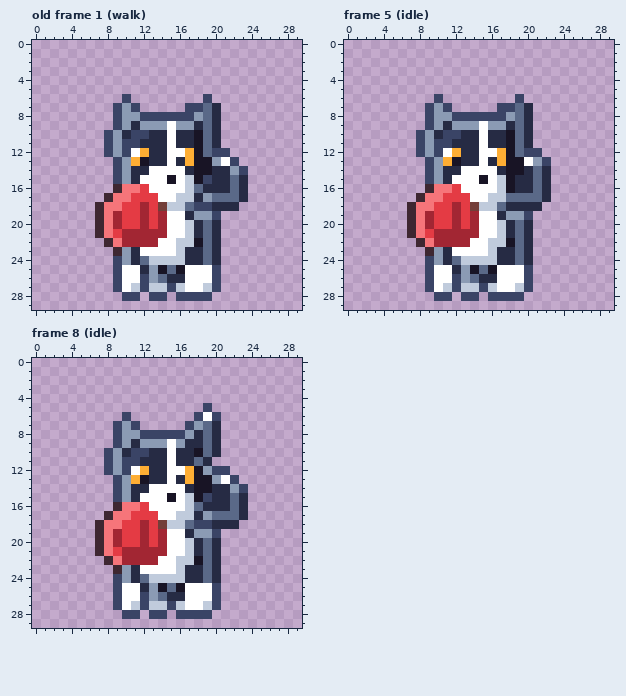
Pixel-art file, stored at art/animals/social-frisbee-dog@62.aseprite. Above is the file before it was changed.
30x30 pixels, 12 frames. Shown: old frame 1 (walk), frame 5 (idle), frame 8 (idle). The commit also changed other frames, which this record leaves out.
After the commit:
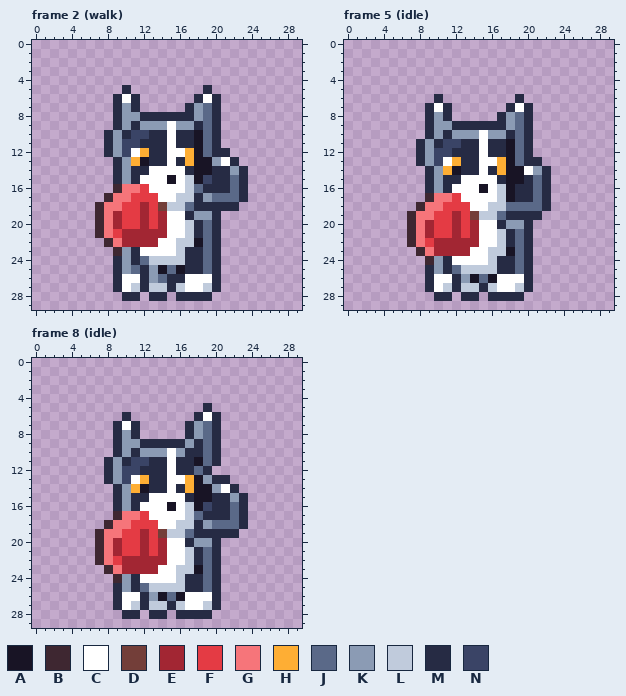
Palette (. is transparent): A #181425  B #3e2731  C #ffffff  D #733e39  E #a22633  F #e43b44  G #f6757a  H #feae34  J #5a6988  K #8b9bb4  L #c0cbdc  M #262b44  N #3a4466
A new or re-ordered frame is compared with the old frame closest to it.
From old to new:
frames re-ordered
Frame 2 (walk) against old frame 1 (walk):
y 5: x 10 . -> M; x 19 . -> M
y 6: x 9..11 .N. -> MCM; x 18..20 .N. -> MCM
y 7: x 9 N -> M; x 11 N -> M; x 17..18 NN -> MK
y 8: x 9 N -> M; x 12..17 NNNNNN -> MMMMMM
y 9: x 9 N -> M
y 10..11: x 8 N -> M
y 12: x 8 N -> M; x 20..21 NN -> MM
y 13: x 9 N -> M; x 22 N -> M
y 14: x 9 N -> M; x 23 N -> M
y 15: x 9 N -> M
y 18: x 18..19 NN -> MM
y 19: x 20 N -> M
y 24: x 9 N -> M
y 25: x 9..11 NCC -> MKJ; x 17..20 CCCN -> MMJM
y 26: x 9 N -> M; x 12 N -> M; x 20 N -> M
y 27: x 9 N -> M; x 12 N -> M; x 15 N -> M; x 20 N -> M
y 28: x 10..11 NN -> MM; x 13..14 NN -> MM; x 16..19 NNNN -> MMMM
Frame 5 (idle):
y 6: x 10 N -> M; x 19 N -> M
y 7: x 9..11 NKN -> MCM; x 17..19 NNJ -> .MC
y 8: x 9 N -> M; x 11..17 KNNNNNN -> M.....M
y 9: x 9 N -> M; x 11..18 MKKKCKKM -> KMMMMMMK
y 10: x 8..14 NKMNNMM -> .MKMKKK; x 16..18 MMA -> KKM
y 11: x 8 N -> M; x 10 N -> M; x 12 M -> N
y 12: x 8 N -> M; x 11..12 CH -> NM; x 16..17 CH -> MM; x 20..21 NN -> M.
y 13: x 8..12 .NKHA -> MKNCH; x 16 M -> C; x 19..22 ACKN -> JMM.
y 14: x 9 N -> M; x 11..14 MMCC -> HAMM; x 16..17 CM -> MH; x 20..21 MJ -> CK
y 15: x 9 N -> M; x 12 C -> M; x 15 A -> C; x 17 L -> M; x 19 M -> A
y 16: x 9..12 BGGF -> MKMC; x 15 C -> A
y 17: x 8..9 BG -> .B; x 11 F -> G; x 13 F -> C; x 16 L -> C; x 18..20 JJJ -> AMM
y 18: x 7..8 BG -> .B; x 10 F -> G; x 12 E -> F; x 14..15 DL -> CC; x 17..22 JMMMM. -> LJJJJM
y 19: x 9 E -> G; x 14..21 ECCMKKN. -> DLLJMMMM
y 20: x 17..19 LMJ -> MKK
y 21: x 9..11 FEE -> EFF; x 13 E -> F
y 22: x 7..9 .BG -> BGF; x 14 C -> E; x 16 L -> C; x 18 A -> M
y 23: x 8..13 .BKMCC -> BGEEEE; x 17..18 MM -> LA
y 24: x 9 N -> B; x 12..15 JLLL -> CCCC
y 25: x 9..20 NCCMKAJACCCN -> MKMJLLLLMMJM
y 26: x 9 N -> M; x 12 N -> M; x 14..16 JMM -> AJA; x 20 N -> M
y 27: x 9 N -> M; x 12 N -> M; x 15 N -> M; x 20 N -> M
y 28: x 10..11 NN -> MM; x 13..14 NN -> MM; x 16..19 NNNN -> MMMM
Frame 8 (idle):
y 5: x 19 N -> M
y 6: x 10 N -> M; x 18 N -> M; x 20 N -> M
y 7: x 9..11 NKN -> MCM; x 17 N -> M
y 8: x 9 N -> M; x 11..18 KNNNNNKM -> M.....MK
y 9: x 9 N -> M; x 11..17 MKKKCKM -> KMMMMMK
y 10: x 8..14 NKMNNMM -> .MKMKKK; x 16 M -> K; x 18 A -> M
y 11: x 8 N -> M; x 10 N -> M; x 12 M -> N; x 18..20 JM. -> AJM
y 12: x 8 N -> M; x 11..12 CH -> NM; x 16..21 CHAKNN -> MMJM..
y 13: x 8..12 .NKHA -> MKNCH; x 16 M -> C; x 19..22 AKCN -> KMM.
y 14: x 9 N -> M; x 11..14 MMCC -> HAMM; x 16..17 CM -> MH; x 20..23 MMKN -> KCM.
y 15: x 9 N -> M; x 12 C -> M; x 15 A -> C; x 17 L -> M; x 19 N -> A; x 22 J -> K
y 16: x 9..12 BGGF -> MKMC; x 15 C -> A; x 18..19 JM -> AN
y 17: x 8..9 BG -> .B; x 11 F -> G; x 13 F -> C; x 16 L -> C; x 18..21 MKJJ -> JMMM
y 18: x 7..8 BG -> .B; x 10 F -> G; x 12 E -> F; x 14..15 DL -> CC; x 17..23 JNNMMM. -> LMKJJJM
y 19: x 9 E -> G; x 14..22 ECCMKKN.. -> DLLJMMMMM
y 20: x 17..19 LMJ -> MKK
y 21: x 9..11 FEE -> EFF; x 13 E -> F
y 22: x 7..9 .BG -> BGF; x 14 C -> E; x 16 L -> C; x 18 A -> M
y 23: x 8..13 .BKMCC -> BGEEEE; x 17..18 MM -> LA
y 24: x 9 N -> B; x 12..15 JLLL -> CCCC
y 25: x 9..20 NCCMKAJACCCN -> MKMJLLLLMMJM
y 26: x 9 N -> M; x 12 N -> M; x 14..16 JMM -> AJA; x 20 N -> M
y 27: x 9 N -> M; x 12 N -> M; x 15 N -> M; x 20 N -> M
y 28: x 10..11 NN -> MM; x 13..14 NN -> MM; x 16..19 NNNN -> MMMM
Pixel boxes of the changes (left, top, right, bottom) in both pictures:
changed: (104, 85, 248, 184)
changed: (194, 202, 221, 220)
changed: (113, 256, 221, 301)
changed: (407, 94, 551, 301)
changed: (95, 403, 248, 619)
